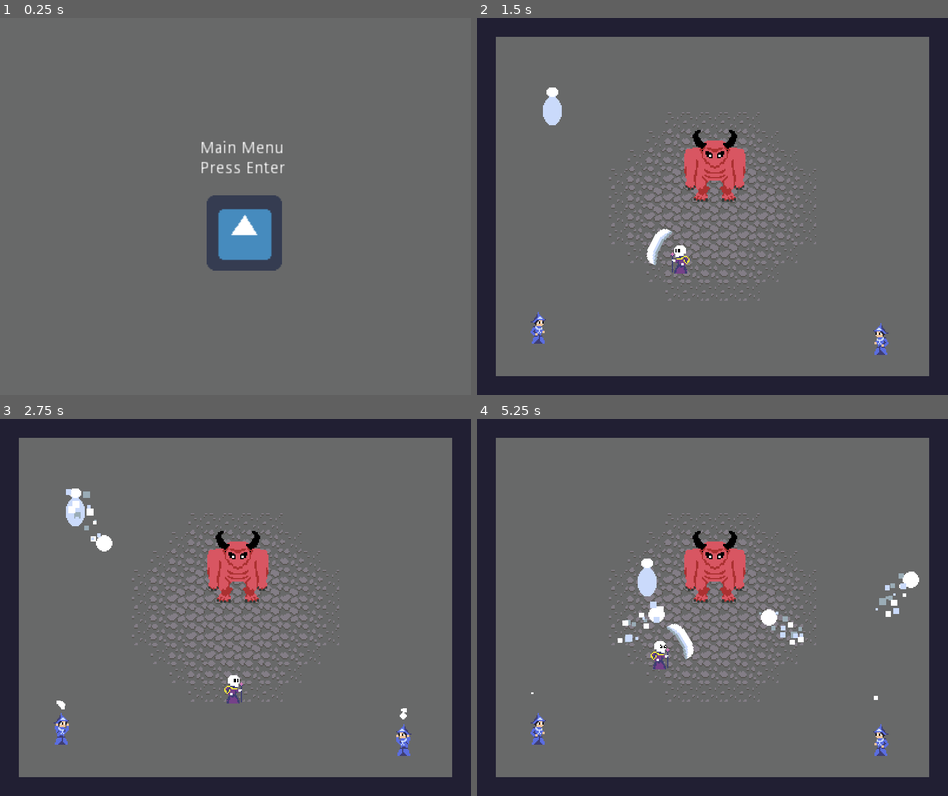
Above: before the commit, frames 1-4 (two rows, left to right).
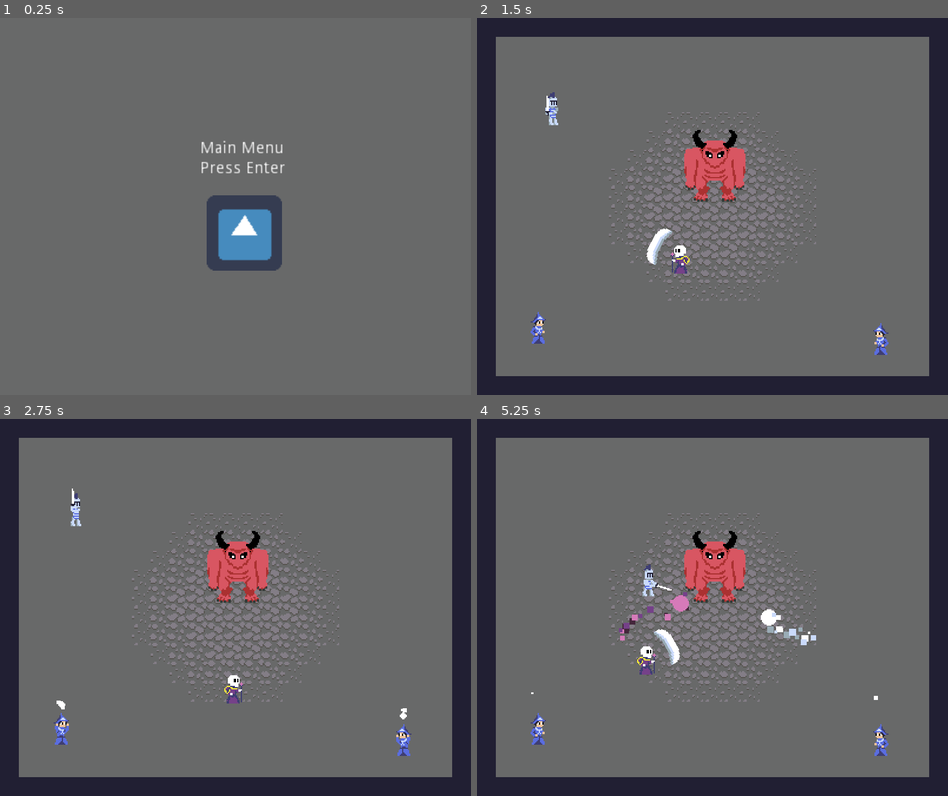
Above: after the commit, the same moments.

Repository: svntax/LD46-KeepItAlive
Game: Godot game, scene res://MainMenu/Main.tscn
Two runs of this game, one before a commit and one after it. Both use one fixed random seed, a clock stepped at 60 frames per second and the inputs below. The engine's default icon, where the game draws it, is replaced by a stand-in: a white triangle on a blue panel in a dark square.
Inputs (mouse positions are in pixels of both pictures, inside the frame that each line leads up to):
- Up to frame 1 (0.25 s): no input
- Up to frame 2 (1.5 s): tap Enter (ui_accept) at 0.5, 0.77 s; move the mouse to (816, 187) at 0.52 s; hold Right (MOVE_RIGHT) 0.53-1.28 s; click (816, 187) at 0.6 s; move the mouse to (618, 225) at 1.27 s; hold Down (MOVE_DOWN) from 1.28 s (still down); click (618, 225) at 1.35 s
- Up to frame 3 (2.75 s): tap Enter (ui_accept) at 1.52 s; move the mouse to (282, 524) at 2.02 s; release Down (MOVE_DOWN) at 2.03 s; hold Right (MOVE_RIGHT) from 2.03 s (still down); click (282, 524) at 2.1 s
- Up to frame 4 (5.25 s): move the mouse to (688, 682) at 2.77 s; release Right (MOVE_RIGHT) at 2.78 s; hold Up (MOVE_UP) 2.78-3.53 s; click (688, 682) at 2.85 s; tap Enter (ui_accept) at 3.02, 3.77, 4.52 s; move the mouse to (853, 664) at 3.52 s; hold Left (MOVE_LEFT) 3.53-5.03 s; click (853, 664) at 3.6 s; move the mouse to (571, 550) at 4.27 s; click (571, 550) at 4.35 s; move the mouse to (736, 607) at 5.02 s; hold Down (MOVE_DOWN) from 5.03 s (still down); click (736, 607) at 5.1 s

The runs differ from the first frame. In frame 1, less than 0.1% of the frame differs, in the area x 49-55%, y 52-58%; in frame 2, 0.2%; in frame 3, 0.5%; in frame 4, 2.1%, in the area x 29-94%, y 37-68%.

Commit message:
Added knight attack animation.

Diff:
--- a/Audio/SoundHandler.gd
+++ b/Audio/SoundHandler.gd
@@ -2,3 +2,5 @@
 
 onready var knightHitsBoss = $KnightHitsBoss
 onready var playerSwingsSword = $PlayerSwingsSword
+onready var bossSlam = $BossSlam
+onready var rumble = $Rumble
--- a/Audio/SoundHandler.tscn
+++ b/Audio/SoundHandler.tscn
@@ -1,8 +1,10 @@
-[gd_scene load_steps=4 format=2]
+[gd_scene load_steps=6 format=2]
 
 [ext_resource path="res://Audio/SoundHandler.gd" type="Script" id=1]
 [ext_resource path="res://Audio/Player_Swings_Sword.wav" type="AudioStream" id=2]
 [ext_resource path="res://Audio/Knight_Hits_Boss.wav" type="AudioStream" id=3]
+[ext_resource path="res://Audio/Boss_Slam.wav" type="AudioStream" id=4]
+[ext_resource path="res://Audio/Rumble.wav" type="AudioStream" id=5]
 
 [node name="SoundHandler" type="Node"]
 script = ExtResource( 1 )
@@ -13,3 +15,11 @@
 [node name="PlayerSwingsSword" type="AudioStreamPlayer" parent="."]
 stream = ExtResource( 2 )
 volume_db = -6.0
+
+[node name="BossSlam" type="AudioStreamPlayer" parent="."]
+stream = ExtResource( 4 )
+volume_db = -4.0
+
+[node name="Rumble" type="AudioStreamPlayer" parent="."]
+stream = ExtResource( 5 )
+volume_db = -8.0
--- a/Enemies/KnightEnemy.gd
+++ b/Enemies/KnightEnemy.gd
@@ -5,7 +5,8 @@
 var bullet_scene = load("res://Bullets/Bullet.tscn")
 var player_scene = load("res://Player/Player.tscn")
 
-
+onready var direction = 1 # 1 = right, -1 = left
+onready var boss = get_tree().get_nodes_in_group("Boss")[0]
 
 onready var velocity : Vector2 = Vector2()
 onready var knockback_velocity : Vector2 = Vector2()
@@ -16,7 +17,10 @@
 onready var hitbox = $Hitbox
 onready var movement_interval_timer = $MovementIntervalTimer
 onready var movement_duration_timer = $MovementDurationTimer
-
+onready var body_root = $Body
+onready var sprite = $Body/Sprite
+onready var attack_sprite = $Body/AttackSprite
+onready var animation_player = $AnimationPlayer
 
 onready var SPEED = 100
 onready var MOVEMENT_DURATION = 1
@@ -79,8 +83,18 @@
 
     move_and_slide(velocity + knockback_velocity)
 
+    # Face the boss
+    if boss != null and is_instance_valid(boss):
+        if boss.global_position.x > global_position.x:
+            direction = 1
+        else:
+            direction = -1
+        body_root.scale.x = direction
+        #attack_sprite.scale.x = direction
+
 func _shoot_cooldown_finished():
-    shoot_bullet()
+    # TODO: temporary
+    animation_player.play("attack")
 
 func _begin_movement():
     velocity = get_new_movement_direction() * SPEED
@@ -100,3 +114,8 @@
         var push = body.global_position.direction_to(global_position).normalized() * BULLET_KNOCKBACK
         knockback(push.x, push.y)
         body.queue_free()
+
+
+func _on_AnimationPlayer_animation_finished(anim_name):
+    if anim_name == "attack":
+        animation_player.play("rest")
--- a/Enemies/KnightEnemy.tscn
+++ b/Enemies/KnightEnemy.tscn
@@ -1,13 +1,83 @@
-[gd_scene load_steps=5 format=2]
+[gd_scene load_steps=8 format=2]
 
-[ext_resource path="res://Enemies/basic_enemy.png" type="Texture" id=1]
+[ext_resource path="res://Enemies/knight_enemy.png" type="Texture" id=1]
 [ext_resource path="res://Enemies/KnightEnemy.gd" type="Script" id=2]
+[ext_resource path="res://Enemies/knight_enemy_attack.png" type="Texture" id=3]
 
 [sub_resource type="RectangleShape2D" id=1]
 extents = Vector2( 6, 8 )
 
 [sub_resource type="RectangleShape2D" id=2]
-extents = Vector2( 9, 10 )
+extents = Vector2( 9, 12 )
+
+[sub_resource type="Animation" id=4]
+resource_name = "attack"
+length = 0.8
+step = 0.05
+tracks/0/type = "value"
+tracks/0/path = NodePath("Body/Sprite:visible")
+tracks/0/interp = 1
+tracks/0/loop_wrap = true
+tracks/0/imported = false
+tracks/0/enabled = true
+tracks/0/keys = {
+"times": PoolRealArray( 0 ),
+"transitions": PoolRealArray( 1 ),
+"update": 1,
+"values": [ false ]
+}
+tracks/1/type = "value"
+tracks/1/path = NodePath("Body/AttackSprite:visible")
+tracks/1/interp = 1
+tracks/1/loop_wrap = true
+tracks/1/imported = false
+tracks/1/enabled = true
+tracks/1/keys = {
+"times": PoolRealArray( 0 ),
+"transitions": PoolRealArray( 1 ),
+"update": 1,
+"values": [ true ]
+}
+tracks/2/type = "value"
+tracks/2/path = NodePath("Body/AttackSprite:frame")
+tracks/2/interp = 1
+tracks/2/loop_wrap = true
+tracks/2/imported = false
+tracks/2/enabled = true
+tracks/2/keys = {
+"times": PoolRealArray( 0, 0.5, 0.55, 0.6, 0.65 ),
+"transitions": PoolRealArray( 1, 1, 1, 1, 1 ),
+"update": 1,
+"values": [ 0, 1, 2, 3, 4 ]
+}
+
+[sub_resource type="Animation" id=3]
+resource_name = "rest"
+length = 0.2
+tracks/0/type = "value"
+tracks/0/path = NodePath("Body/AttackSprite:visible")
+tracks/0/interp = 1
+tracks/0/loop_wrap = true
+tracks/0/imported = false
+tracks/0/enabled = true
+tracks/0/keys = {
+"times": PoolRealArray( 0 ),
+"transitions": PoolRealArray( 1 ),
+"update": 1,
+"values": [ false ]
+}
+tracks/1/type = "value"
+tracks/1/path = NodePath("Body/Sprite:visible")
+tracks/1/interp = 1
+tracks/1/loop_wrap = true
+tracks/1/imported = false
+tracks/1/enabled = true
+tracks/1/keys = {
+"times": PoolRealArray( 0 ),
+"transitions": PoolRealArray( 1 ),
+"update": 1,
+"values": [ true ]
+}
 
 [node name="KnightEnemy" type="KinematicBody2D" groups=[
 "Enemies",
@@ -15,8 +85,17 @@
 collision_layer = 4
 script = ExtResource( 2 )
 
-[node name="Sprite" type="Sprite" parent="."]
+[node name="Body" type="Node2D" parent="."]
+
+[node name="Sprite" type="Sprite" parent="Body"]
 texture = ExtResource( 1 )
+
+[node name="AttackSprite" type="Sprite" parent="Body"]
+visible = false
+position = Vector2( 8, 0 )
+texture = ExtResource( 3 )
+hframes = 5
+frame = 4
 
 [node name="CollisionShape2D" type="CollisionShape2D" parent="."]
 position = Vector2( 0, 8 )
@@ -25,7 +104,7 @@
 [node name="ShootTimer" type="Timer" parent="."]
 
 [node name="Hitbox" type="Area2D" parent="."]
-position = Vector2( 0, 7 )
+position = Vector2( 0, 6 )
 collision_layer = 4
 collision_mask = 6
 
@@ -38,3 +117,8 @@
 [node name="StunnedTimer" type="Timer" parent="."]
 
 [node name="MovementDurationTimer" type="Timer" parent="."]
+
+[node name="AnimationPlayer" type="AnimationPlayer" parent="."]
+anims/attack = SubResource( 4 )
+anims/rest = SubResource( 3 )
+[connection signal="animation_finished" from="AnimationPlayer" to="." method="_on_AnimationPlayer_animation_finished"]
--- a/project.godot
+++ b/project.godot
@@ -72,5 +72,6 @@
 
 [rendering]
 
+quality/2d/use_pixel_snap=true
 environment/default_clear_color=Color( 0.411765, 0.415686, 0.415686, 1 )
 environment/default_environment="res://default_env.tres"
Not shown, added: Audio/Boss_Slam.wav.import
Not shown, added: Audio/Rumble.wav.import
Binary file changed: Enemies/knight_enemy.png
Binary file added: Enemies/knight_enemy_attack.png
Not shown, added: Enemies/knight_enemy_attack.png.import
Not shown, added: Audio/Boss_Slam.wav
Not shown, added: Audio/Rumble.wav
